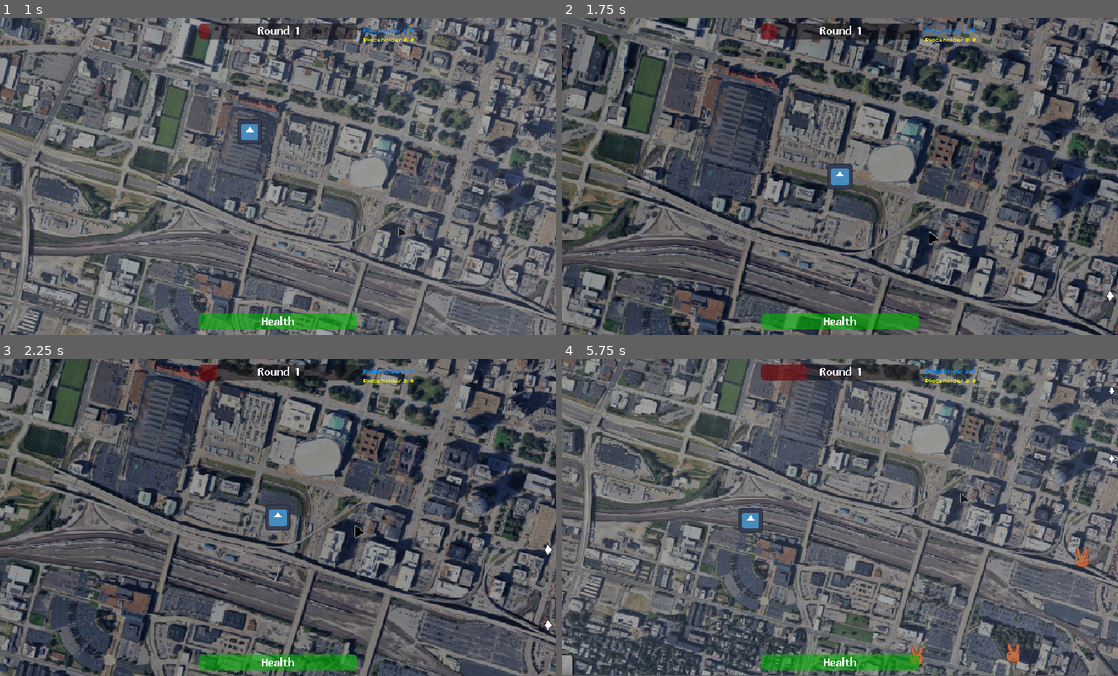
Above: before the commit, frames 1-4 (two rows, left to right).
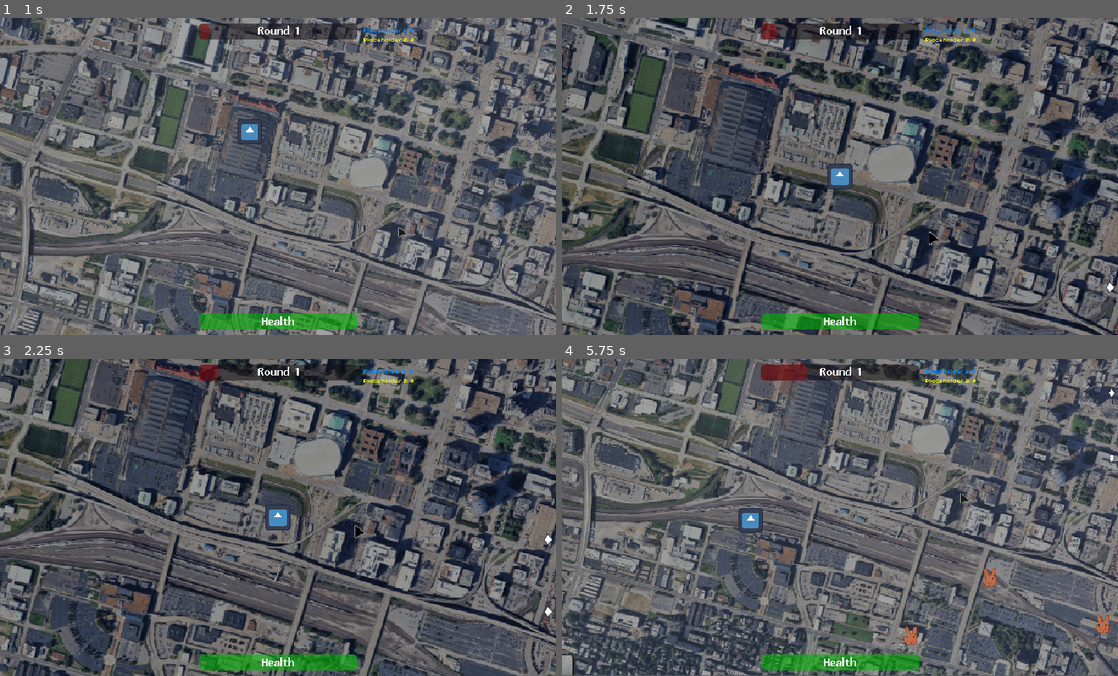
Above: after the commit, the same moments.

Repository: lupuchard/becky-game
Game: Godot game, scene res://world.tscn
The game is run twice, just before and just after one commit, with the same random seed, the same clock (stepped at 60 frames per second) and the same inputs. The engine's default icon, where the game draws it, is replaced by a stand-in: a white triangle on a blue panel in a dark square.
Inputs:
- Up to frame 1 (1 s): tap Enter (interact) at 0.5 s; hold D (move_right) from 0.53 s (still down); hold Space (fly) from 0.53 s (still down)
- Up to frame 2 (1.75 s): release D (move_right) at 1.28 s; release Space (fly) at 1.28 s; hold S (move_down) from 1.28 s (still down); tap Space (fly) at 1.35 s
- Up to frame 3 (2.25 s): release S (move_down) at 2.03 s; hold D (move_right) from 2.03 s (still down); hold Enter (interact) from 2.03 s (still down)
- Up to frame 4 (5.75 s): tap Space (fly) at 2.3, 2.85, 4.55 s; release D (move_right) at 2.78 s; release Enter (interact) at 2.78 s; hold W (move_up) 2.78-3.53 s; hold Space (fly) 3.53-4.28 s; hold A (move_left) 3.53-5.03 s; tap Enter (interact) at 4.35 s; hold S (move_down) from 5.03 s (still down); hold Space (fly) from 5.03 s (still down)

Frame 1 is identical in both runs. In frame 2, less than 0.1% of the frame differs, in the area x 97-100%, y 83-90%; in frame 3, 0.1%; in frame 4, 0.7%, in the area x 61-100%, y 8-97%.

Commit message:
flying_enemy

Diff:
--- /dev/null
+++ b/Enemies/FlyingEnemy.tscn
@@ -0,0 +1,31 @@
+[gd_scene format=3 uid="uid://bca5med66pxed"]
+
+[ext_resource type="Script" uid="uid://6l6lxvvvyb6n" path="res://Scripts/flying_enemy.gd" id="1_cq7wj"]
+[ext_resource type="PackedScene" uid="uid://byl0yy6wd3q73" path="res://Drops/Drop1.tscn" id="2_breaw"]
+[ext_resource type="PackedScene" uid="uid://ctese50tcriog" path="res://Drops/Drop2.tscn" id="3_73r2s"]
+[ext_resource type="Texture2D" uid="uid://dp30yb0f2h37u" path="res://Assets/bnuy.png" id="4_dg0li"]
+
+[sub_resource type="CircleShape2D" id="CircleShape2D_2l8sk"]
+radius = 20.0
+
+[node name="FlyingEnemy" type="StaticBody2D" unique_id=1629057451]
+script = ExtResource("1_cq7wj")
+fly_cooldown = 3.1
+health = 3.0
+max_speed = 100.0
+accel = 1000.0
+projectile_damage = 10.0
+projectile_cooldown = 1.0
+drops = Dictionary[PackedScene, float]({
+ExtResource("2_breaw"): 0.5,
+ExtResource("3_73r2s"): 0.5
+})
+metadata/_custom_type_script = "uid://r6wflmh8dtf0"
+
+[node name="Sprite" type="Sprite2D" parent="." unique_id=1715504409]
+position = Vector2(-1, -4)
+scale = Vector2(1.5, 1.5)
+texture = ExtResource("4_dg0li")
+
+[node name="CollisionShape2D" type="CollisionShape2D" parent="." unique_id=1695961910]
+shape = SubResource("CircleShape2D_2l8sk")
--- a/Enemies/PulseEnemy.tscn
+++ b/Enemies/PulseEnemy.tscn
@@ -1,6 +1,6 @@
 [gd_scene format=3 uid="uid://ml5ey4n0wfht"]
 
-[ext_resource type="Script" uid="uid://colug18twxdsa" path="res://Enemies/pulse_enemy.gd" id="1_anp33"]
+[ext_resource type="Script" uid="uid://colug18twxdsa" path="res://Scripts/pulse_enemy.gd" id="1_anp33"]
 [ext_resource type="Texture2D" uid="uid://dp30yb0f2h37u" path="res://Assets/bnuy.png" id="2_vg2fv"]
 
 [sub_resource type="CircleShape2D" id="CircleShape2D_88otr"]
--- a/Enemies/ShootEnemy.tscn
+++ b/Enemies/ShootEnemy.tscn
@@ -12,7 +12,7 @@
 health = 3.0
 max_speed = 80.0
 accel = 800.0
-projectile_damage = 5.0
+projectile_damage = 10.0
 projectile_cooldown = 1.6
 drops = Dictionary[PackedScene, float]({
 ExtResource("2_f4uvp"): 3.0
--- a/Scripts/enemy.gd
+++ b/Scripts/enemy.gd
@@ -45,30 +45,30 @@
 	if possible_paths.size() > 0:
 		pick_random_path()
 
-	if projectile_damage > 0.0 and projectile_cooldown > 0.0:
-		target = get_tree().get_first_node_in_group("becky")
+	target = get_tree().get_first_node_in_group("becky")
 
 	oob_arrow.hide()
 	oob_arrow.texture = preload("res://Assets/arrow.png")
 	add_child(oob_arrow)
 
 func _process(delta: float):
-	if is_dead || path0 == null: return
+	if is_dead: return
 
-	speed = min(speed + accel * delta, max_speed)
-	path_distance += speed * delta
-	if path_distance >= path_length:
-		if going_back:
-			reach_end()
+	if path0 != null:
+		speed = min(speed + accel * delta, max_speed)
+		path_distance += speed * delta
+		if path_distance >= path_length:
+			if going_back:
+				reach_end()
+			else:
+				speed = 0.0
+				going_back = true
+				oob_arrow.modulate = Color.ORANGE
+				pick_random_path()
 		else:
-			speed = 0.0
-			going_back = true
-			oob_arrow.modulate = Color.ORANGE
-			pick_random_path()
-	else:
-		update_position()
+			update_position()
 
-	if target != null:
+	if projectile_cooldown > 0.0 and projectile_damage > 0.0:
 		cooldown -= delta
 		if cooldown <= 0.0:
 			cooldown += projectile_cooldown
@@ -103,12 +103,12 @@
 		oob_arrow.show()
 		oob_arrow.rotation = PI
 		oob_arrow.position.x = 0.0
-		oob_arrow.global_position.y = bounds.end.y - 20
+		oob_arrow.global_position.y = bounds.end.y - ARROW_MARGIN
 	elif global_position.y < bounds.position.y:
 		oob_arrow.rotation = 0
 		oob_arrow.show()
 		oob_arrow.position.x = 0.0
-		oob_arrow.global_position.y = bounds.position.y + 20
+		oob_arrow.global_position.y = bounds.position.y + ARROW_MARGIN
 	else:
 		oob_arrow.hide()
 
@@ -125,11 +125,18 @@
 	proj.global_position = global_position
 
 func pick_random_path():
-	path0 = possible_paths.pick_random().curve
-	for i in range(0, 3):
-		path1 = possible_paths.pick_random().curve
-		if path1 != path0:
-			break
+	if possible_paths.size() == 1:
+		path0 = possible_paths[0].curve
+		path1 = possible_paths[0].curve
+	elif possible_paths.size() == 2:
+		path0 = possible_paths[0].curve
+		path1 = possible_paths[1].curve
+	else:
+		path0 = possible_paths.pick_random().curve
+		for i in range(0, 3):
+			path1 = possible_paths.pick_random().curve
+			if path1 != path0:
+				break
 	path_preference = randf()
 	path_length = lerp(path0.get_baked_length(), path1.get_baked_length(), path_preference)
 	path_distance = 0.0
--- /dev/null
+++ b/Scripts/flying_enemy.gd
@@ -0,0 +1,38 @@
+extends Enemy
+
+const FLY_TRANSITION_TIME := 0.5
+
+@export var fly_cooldown := 3.0
+var fly_cooldown_remaining = 0.0
+var fly_tween: Tween
+var flying = 0.0
+
+func _ready():
+	super._ready()
+	fly_cooldown_remaining = fly_cooldown
+
+func _process(delta: float):
+	super._process(delta)
+	fly_cooldown_remaining -= delta
+	if fly_cooldown_remaining < 0.0 and fly_tween == null:
+		if flying > 0.5:
+			fly_tween = create_tween()
+			fly_tween.tween_property(self, "flying", 0.0, FLY_TRANSITION_TIME)
+			fly_tween.finished.connect(finish_fly_transition)
+			cooldown = 0.0 # projectile cooldown
+			collision_layer = 2
+			collision_mask = 1
+		else:
+			fly_tween = create_tween()
+			fly_tween.tween_property(self, "flying", 1.0, Becky.FLY_TRANSITION_TIME)
+			fly_tween.finished.connect(finish_fly_transition)
+			cooldown = 99999.0
+			collision_layer = 0
+			collision_mask = 0
+
+	scale = Vector2.ONE * (1.0 + flying * 0.2)
+	sprite.modulate.a = (1.0 - flying + target.flying)
+
+func finish_fly_transition():
+	fly_cooldown_remaining = fly_cooldown
+	fly_tween = null
--- a/Scripts/world.gd
+++ b/Scripts/world.gd
@@ -81,7 +81,7 @@
 	current_round += 1
 	lives = MAX_LIVES
 
-	restore_health_tween = Tween.new()
+	restore_health_tween = create_tween()
 	restore_health_tween.tween_property(becky, "health", Becky.MAX_HEALTH, 4.0)
 
 func start_next_round():
--- a/world.tscn
+++ b/world.tscn
@@ -15,6 +15,7 @@
 [ext_resource type="PackedScene" uid="uid://ml5ey4n0wfht" path="res://Enemies/PulseEnemy.tscn" id="9_2u3nc"]
 [ext_resource type="Texture2D" uid="uid://cjfntwy60mo6o" path="res://Assets/info.png" id="13_2o6r5"]
 [ext_resource type="Script" uid="uid://djfnhf7ah2rn3" path="res://Scripts/site.gd" id="13_70uel"]
+[ext_resource type="PackedScene" uid="uid://bca5med66pxed" path="res://Enemies/FlyingEnemy.tscn" id="16_2u3nc"]
 
 [sub_resource type="StyleBoxFlat" id="StyleBoxFlat_hiqwa"]
 bg_color = Color(0.79, 0.79, 0.79, 0.1254902)
@@ -362,6 +363,26 @@
 paths = [NodePath("../../../Paths/HighPath"), NodePath("../../../Paths/LowPath"), NodePath("../../../Paths/WavyPath")]
 metadata/_custom_type_script = "uid://bg3fuwbfsrid0"
 
+[node name="Round3" type="Node" parent="Rounds" unique_id=1991491409]
+
+[node name="RoundSegment" type="Node" parent="Rounds/Round3" unique_id=1828571381 node_paths=PackedStringArray("paths")]
+script = ExtResource("7_pkg7o")
+enemy = ExtResource("5_036b0")
+amount = 10
+seconds_between = 3.0
+simultaneous = true
+paths = [NodePath("../../../Paths/ToCenterPath")]
+metadata/_custom_type_script = "uid://bg3fuwbfsrid0"
+
+[node name="RoundSegment2" type="Node" parent="Rounds/Round3" unique_id=1240062875 node_paths=PackedStringArray("paths")]
+script = ExtResource("7_pkg7o")
+enemy = ExtResource("16_2u3nc")
+amount = 5
+seconds_between = 6.0
+simultaneous = true
+paths = [NodePath("../../../Paths/HighPath"), NodePath("../../../Paths/LowPath"), NodePath("../../../Paths/WavyPath")]
+metadata/_custom_type_script = "uid://bg3fuwbfsrid0"
+
 [node name="Spawner" type="Node2D" parent="." unique_id=610224940]
 script = ExtResource("6_dwbse")
 
Not shown, added: Scripts/flying_enemy.gd.uid
Renamed: Enemies/pulse_enemy.gd -> Scripts/pulse_enemy.gd
Renamed: Enemies/pulse_enemy.gd.uid -> Scripts/pulse_enemy.gd.uid
